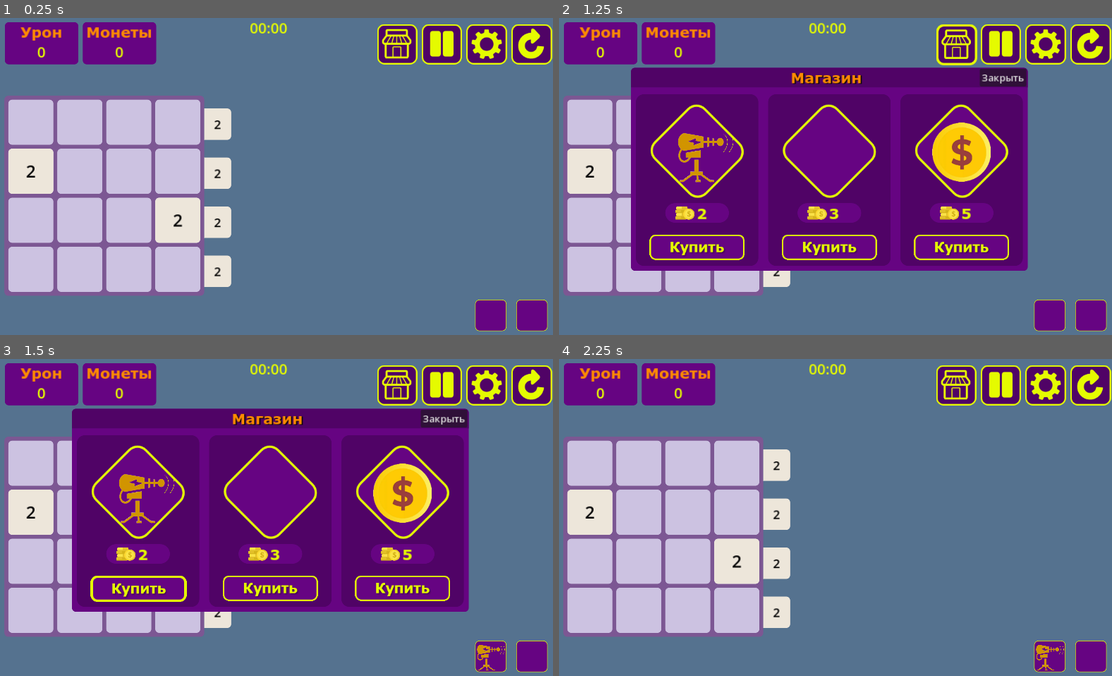
Above: before the commit, frames 1-4 (two rows, left to right).
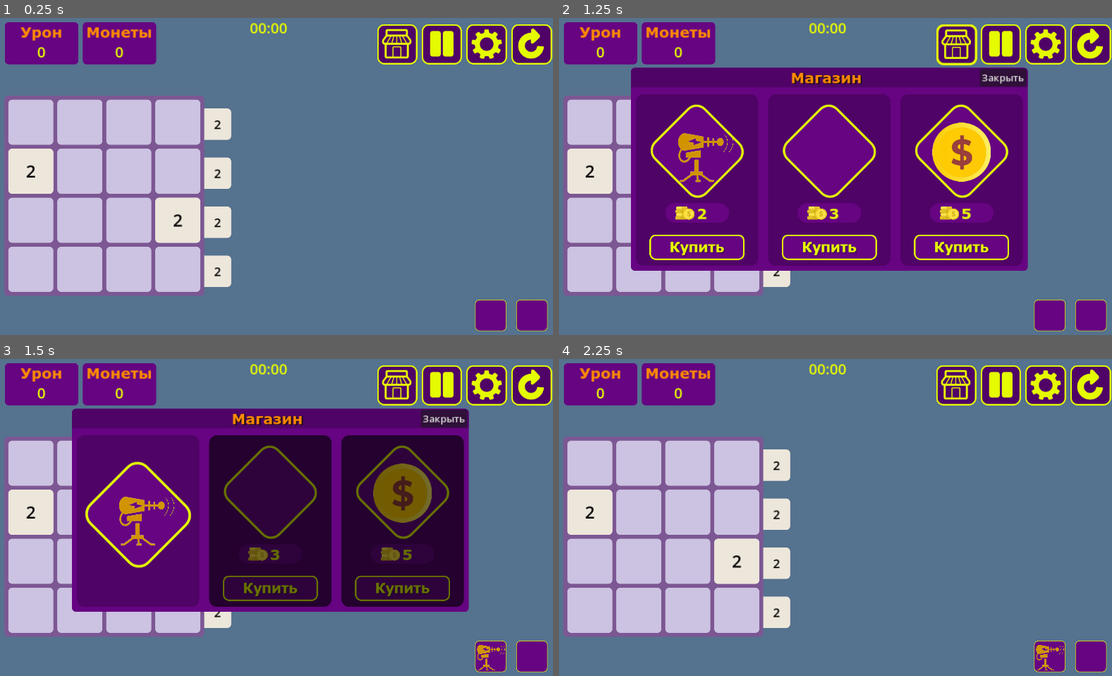
Above: after the commit, the same moments.

Repository: progstuff/2048TdPrototype
Game: Godot game, scene res://Data/WorldScene.tscn
Two runs of this game, one before a commit and one after it. Both use one fixed random seed, a clock stepped at 60 frames per second and the inputs below.
Inputs (mouse positions are in pixels of both pictures, inside the frame that each line leads up to):
- Up to frame 1 (0.25 s): no input
- Up to frame 2 (1.25 s): click (957, 43) at 0.5 s
- Up to frame 3 (1.5 s): click (138, 587) at 1.27 s
- Up to frame 4 (2.25 s): click "Закрыть" at 2 s

Frames 1-2 are identical in both runs. In frame 3, 29% of the frame differs, in the area x 15-84%, y 24-79%; in frame 4, nothing differs.

Commit message:
Доработал магазин бонусов (во время игры) на 60%

Diff:
--- a/Data/BonusPanelScene.tscn
+++ b/Data/BonusPanelScene.tscn
@@ -22,6 +22,75 @@
 font_color = Color(1, 0.545098, 0, 1)
 shadow_color = Color(0, 0, 0, 1)
 shadow_offset = Vector2(2, 1)
+
+[sub_resource type="LabelSettings" id="LabelSettings_j4fk4"]
+font = ExtResource("2_dknkq")
+font_size = 35
+font_color = Color(1, 0.545098, 0, 1)
+shadow_color = Color(0, 0, 0, 1)
+shadow_offset = Vector2(2, 1)
+
+[sub_resource type="Animation" id="Animation_qxne3"]
+resource_name = "showInventoryError"
+length = 1.5
+step = 0.1
+tracks/0/type = "value"
+tracks/0/imported = false
+tracks/0/enabled = true
+tracks/0/path = NodePath("InventoryError:visible")
+tracks/0/interp = 1
+tracks/0/loop_wrap = true
+tracks/0/keys = {
+"times": PackedFloat32Array(0, 0.1, 1.5),
+"transitions": PackedFloat32Array(1, 1, 1),
+"update": 1,
+"values": [false, true, false]
+}
+tracks/1/type = "value"
+tracks/1/imported = false
+tracks/1/enabled = true
+tracks/1/path = NodePath("InventoryError:modulate")
+tracks/1/interp = 1
+tracks/1/loop_wrap = true
+tracks/1/keys = {
+"times": PackedFloat32Array(0, 0.1, 0.2, 0.3, 0.4, 0.5, 0.6, 0.7, 0.8, 0.9, 1, 1.1, 1.2, 1.3, 1.4, 1.5),
+"transitions": PackedFloat32Array(1, 1, 1, 1, 1, 1, 1, 1, 1, 1, 1, 1, 1, 1, 1, 1),
+"update": 0,
+"values": [Color(1, 1, 1, 0.0980392), Color(1, 1, 1, 0.196078), Color(1, 1, 1, 0.294118), Color(1, 1, 1, 0.392157), Color(1, 1, 1, 0.490196), Color(1, 1, 1, 0.588235), Color(1, 1, 1, 0.686275), Color(1, 1, 1, 0.784314), Color(1, 1, 1, 0.882353), Color(1, 1, 1, 1), Color(1, 1, 1, 0.784314), Color(1, 1, 1, 0.588235), Color(1, 1, 1, 0.392157), Color(1, 1, 1, 0.294118), Color(1, 1, 1, 0.196078), Color(1, 1, 1, 0.0588235)]
+}
+
+[sub_resource type="Animation" id="Animation_y046t"]
+length = 0.001
+tracks/0/type = "value"
+tracks/0/imported = false
+tracks/0/enabled = true
+tracks/0/path = NodePath("InventoryError:modulate")
+tracks/0/interp = 1
+tracks/0/loop_wrap = true
+tracks/0/keys = {
+"times": PackedFloat32Array(0),
+"transitions": PackedFloat32Array(1),
+"update": 0,
+"values": [Color(1, 1, 1, 1)]
+}
+tracks/1/type = "value"
+tracks/1/imported = false
+tracks/1/enabled = true
+tracks/1/path = NodePath("InventoryError:visible")
+tracks/1/interp = 1
+tracks/1/loop_wrap = true
+tracks/1/keys = {
+"times": PackedFloat32Array(0),
+"transitions": PackedFloat32Array(1),
+"update": 1,
+"values": [true]
+}
+
+[sub_resource type="AnimationLibrary" id="AnimationLibrary_hah6g"]
+_data = {
+"RESET": SubResource("Animation_y046t"),
+"showInventoryError": SubResource("Animation_qxne3")
+}
 
 [node name="BonusPanel" type="PanelContainer"]
 anchors_preset = 8
@@ -101,5 +170,16 @@
 visible = false
 layout_mode = 2
 
+[node name="InventoryError" type="Label" parent="."]
+layout_mode = 2
+text = "Ваш инвентарь заполнен"
+label_settings = SubResource("LabelSettings_j4fk4")
+horizontal_alignment = 1
+
+[node name="InventoryErrorAnimation" type="AnimationPlayer" parent="."]
+libraries = {
+"": SubResource("AnimationLibrary_hah6g")
+}
+
 [connection signal="pressed" from="VBoxContainer/Panel/MarginContainer/VBoxContainer/CloseButton" to="." method="_on_close_button_pressed"]
 [connection signal="timeout" from="BonusTimer" to="." method="_on_bonus_timer_timeout"]
--- a/Data/BonusPanelScript.gd
+++ b/Data/BonusPanelScript.gd
@@ -3,6 +3,8 @@
 @onready var container = $VBoxContainer/MarginContainer/VBoxContainer/BonusContainer
 @onready var bonusTimer = $BonusTimer
 @onready var bonusDescription = $BonusDescription
+@onready var inventoryErrorPlayer = $InventoryErrorAnimation
+@onready var inventoryErrorLabel = $InventoryError
 
 var coinBonusScene = load("res://Data/CoinBonusScene.tscn")
 var calibrBonusScene = load("res://Data/CalibrBonusScene.tscn")
@@ -52,6 +54,7 @@
 func show_bonus_panel():
 	get_tree().paused = true
 	visible = true
+	inventoryErrorLabel.visible = false
 
 func random_bonuses():
 	for bonus in container.get_children():
@@ -73,13 +76,20 @@
 			cnt = cnt + 1
 
 func choose_bonus(_bonus: BonusElement):
+	if playerPanel.is_full():
+		inventoryErrorPlayer.play("showInventoryError")
+		return
 	var hasChoosedBonus = false
 	for bonus in container.get_children():
 		if(bonus.isChoosed):
 			hasChoosedBonus = true
+
 	if(!hasChoosedBonus):
 		_bonus.choose()
 		playerPanel.add_bonus(_bonus)
+		for bonus in container.get_children():
+			if(!bonus.isChoosed):
+				bonus.set_disabled()
 
 func restart():
 	for bonusInd in bonuses:
--- a/Data/BonusScene.tscn
+++ b/Data/BonusScene.tscn
@@ -33,6 +33,13 @@
 font = ExtResource("4_bg6wx")
 font_size = 30
 font_color = Color(0.898039, 0.984314, 0, 1)
+
+[sub_resource type="StyleBoxFlat" id="StyleBoxFlat_2hp30"]
+bg_color = Color(0, 0, 0, 0.54902)
+corner_radius_top_left = 16
+corner_radius_top_right = 16
+corner_radius_bottom_right = 16
+corner_radius_bottom_left = 16
 
 [node name="Bonus" type="PanelContainer"]
 custom_minimum_size = Vector2(250, 350)
@@ -76,12 +83,12 @@
 theme_override_constants/margin_right = 50
 theme_override_constants/margin_bottom = 20
 
-[node name="Panel" type="Panel" parent="VBoxContainer2/MarginContainer/VBoxContainer/MarginContainer2"]
+[node name="PricePanel" type="Panel" parent="VBoxContainer2/MarginContainer/VBoxContainer/MarginContainer2"]
 custom_minimum_size = Vector2(0, 40)
 layout_mode = 2
 theme_override_styles/panel = SubResource("StyleBoxFlat_8lpgd")
 
-[node name="HBoxContainer" type="HBoxContainer" parent="VBoxContainer2/MarginContainer/VBoxContainer/MarginContainer2/Panel"]
+[node name="HBoxContainer" type="HBoxContainer" parent="VBoxContainer2/MarginContainer/VBoxContainer/MarginContainer2/PricePanel"]
 layout_mode = 1
 anchors_preset = 14
 anchor_top = 0.5
@@ -92,20 +99,20 @@
 grow_horizontal = 2
 grow_vertical = 2
 
-[node name="MarginContainer" type="MarginContainer" parent="VBoxContainer2/MarginContainer/VBoxContainer/MarginContainer2/Panel/HBoxContainer"]
+[node name="MarginContainer" type="MarginContainer" parent="VBoxContainer2/MarginContainer/VBoxContainer/MarginContainer2/PricePanel/HBoxContainer"]
 layout_mode = 2
 theme_override_constants/margin_left = 20
 
-[node name="Panel" type="Panel" parent="VBoxContainer2/MarginContainer/VBoxContainer/MarginContainer2/Panel/HBoxContainer/MarginContainer"]
+[node name="Panel" type="Panel" parent="VBoxContainer2/MarginContainer/VBoxContainer/MarginContainer2/PricePanel/HBoxContainer/MarginContainer"]
 custom_minimum_size = Vector2(40, 0)
 layout_mode = 2
 theme_override_styles/panel = SubResource("StyleBoxTexture_ee8ic")
 
-[node name="MarginContainer2" type="MarginContainer" parent="VBoxContainer2/MarginContainer/VBoxContainer/MarginContainer2/Panel/HBoxContainer"]
+[node name="MarginContainer2" type="MarginContainer" parent="VBoxContainer2/MarginContainer/VBoxContainer/MarginContainer2/PricePanel/HBoxContainer"]
 layout_mode = 2
 size_flags_horizontal = 3
 
-[node name="PriceLbl" type="Label" parent="VBoxContainer2/MarginContainer/VBoxContainer/MarginContainer2/Panel/HBoxContainer/MarginContainer2"]
+[node name="PriceLbl" type="Label" parent="VBoxContainer2/MarginContainer/VBoxContainer/MarginContainer2/PricePanel/HBoxContainer/MarginContainer2"]
 layout_mode = 2
 text = "30"
 label_settings = SubResource("LabelSettings_ntn1m")
@@ -127,5 +134,10 @@
 texture_pressed = ExtResource("4_8vq5x")
 texture_hover = ExtResource("5_wx4k0")
 
+[node name="DisabledPanel" type="Panel" parent="."]
+visible = false
+layout_mode = 2
+theme_override_styles/panel = SubResource("StyleBoxFlat_2hp30")
+
 [connection signal="gui_input" from="VBoxContainer2/MarginContainer/VBoxContainer/MarginContainer/AspectRatioContainer/Panel" to="." method="_on_panel_gui_input"]
 [connection signal="pressed" from="VBoxContainer2/HBoxContainer/MarginContainer/ChooseButton" to="." method="_on_choose_button_pressed"]
--- a/Data/BonusScript.gd
+++ b/Data/BonusScript.gd
@@ -7,8 +7,10 @@
 var curCnt = 0
 @export var bonusTime = 2
 @export var bonusName = ""
-@onready var priceLbl = $VBoxContainer2/MarginContainer/VBoxContainer/MarginContainer2/Panel/HBoxContainer/MarginContainer2/PriceLbl
-
+@onready var priceLbl = $VBoxContainer2/MarginContainer/VBoxContainer/MarginContainer2/PricePanel/HBoxContainer/MarginContainer2/PriceLbl
+@onready var disabledPanel = $DisabledPanel
+@onready var chooseButton = $VBoxContainer2/HBoxContainer/MarginContainer/ChooseButton
+@onready var pricePanel = $VBoxContainer2/MarginContainer/VBoxContainer/MarginContainer2/PricePanel
 var icon = null
 var bonusPanel = null
 
@@ -24,15 +26,27 @@
 			deactivate_bonus()
 			isActive = false
 			curCnt = 0
+		print(curCnt)
 
 func activate():
 	visible = true
-	isChoosed = false
+	set_enabled()
+	clear_choose()
 
 func deactivate():
 	visible = false
 	isChoosed = false
 	isActive = false
+
+func set_disabled():
+	if(disabledPanel == null):
+		return
+	disabledPanel.visible = true
+
+func set_enabled():
+	if(disabledPanel == null):
+		return
+	disabledPanel.visible = false
 
 func set_bonus_panel(_bonusPanel:PanelContainer):
 	bonusPanel = _bonusPanel
@@ -65,6 +79,21 @@
 
 func choose():
 	isChoosed = true
+	if(chooseButton == null):
+		return
+	chooseButton.visible = false
+	if(pricePanel == null):
+		return
+	pricePanel.visible = false
+
+func clear_choose():
+	isChoosed = false
+	if(chooseButton == null):
+		return
+	chooseButton.visible = true
+	if(pricePanel == null):
+		return
+	pricePanel.visible = true
 
 func _on_panel_gui_input(_event: InputEvent) -> void:
 	if(_event.is_action_pressed("click")):
--- a/Data/PlayerBonusPanelScript.gd
+++ b/Data/PlayerBonusPanelScript.gd
@@ -1,6 +1,6 @@
 extends Control
 
-var activatedBonuses = []
+var activatedBonuses = {}
 var bonuses = [null, null]
 var slots = []
 
@@ -11,15 +11,21 @@
 	slots.insert(0, bonusOneSlot)
 	slots.insert(1, bonusTwoSlot)
 
+func is_full():
+	for bonus in bonuses:
+		if(bonus == null):
+			return false
+	return true
+
 func _restart():
-	activatedBonuses = []
+	activatedBonuses = {}
 	bonuses = [null, null]
 	slots[0].texture = null
 	slots[1].texture = null
 
 func _process(_delta: float) -> void:
-	for bonus in activatedBonuses:
-		bonus.process_bonus(_delta)
+	for bonusName in activatedBonuses:
+		activatedBonuses[bonusName].process_bonus(_delta)
 
 func add_bonus(_bonus: BonusElement):
 
@@ -31,14 +37,18 @@
 
 func _on_bonus_one_image_gui_input(_event: InputEvent) -> void:
 	if(_event.is_action_pressed("click")):
+		if(bonuses[0] == null):
+			return
 		bonuses[0].turn_on_bonus()
-		activatedBonuses.append(bonuses[0])
+		activatedBonuses[bonuses[0].bonusName] = bonuses[0]
 		bonuses[0] = null
 		slots[0].texture = null
 
 func _on_bonus_two_image_gui_input(_event: InputEvent) -> void:
 	if(_event.is_action_pressed("click")):
+		if(bonuses[1] == null):
+			return
 		bonuses[1].turn_on_bonus()
-		activatedBonuses.append(bonuses[1])
+		activatedBonuses[bonuses[1].bonusName] = bonuses[1]
 		bonuses[1] = null
 		slots[1].texture = null
Not shown: 1 places in Data/BonusPanelScene.tscn that only renumber resources
Not shown: 1 places in Data/BonusScene.tscn that only renumber resources
Binary file added: Icons/Menu/buyDisabled.png
Not shown, added: Icons/Menu/buyDisabled.png.import
